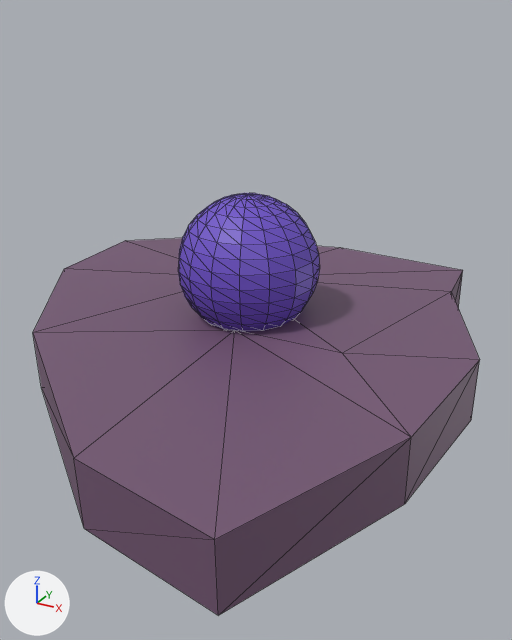
A saved change to the glTF model land2.gltf.
The view is the same before and after, from a 50 mm lens placed at (0.11, -23.63, 15.69), pointed at (-4.32, -15.57, 11.66). Arrows for +X, +Y and +Z are at lower left; the lights stay in place. Mesh edges are drawn as thin lines. Where no turn or scale is listed for an object, it has been applied to the vertices.

In view in the first picture: 'obj2', 'obj2Sphere'.
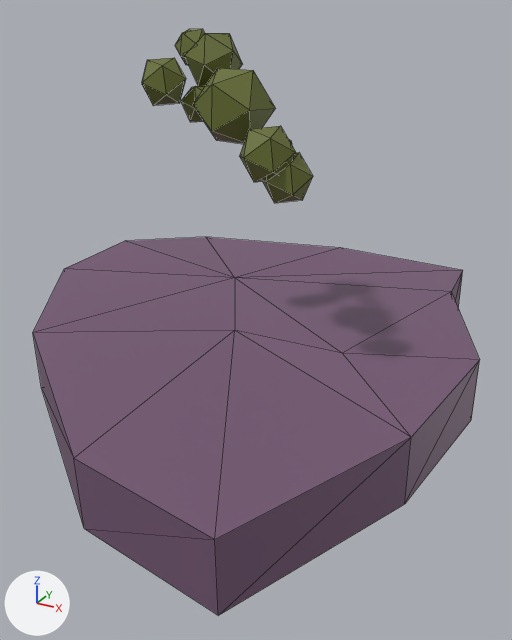
Commit message: Updated land models

Where the newer file only moved an object's origin or applied its transform, the numbers keep the older frame.

Edits to the scene script, one JSON object a line:
```json
{"op": "add", "block": "mat_material_006", "code": ["mat_material_006 = principled_material('Material.006')", "mat_material_006.base_color = (0.13, 0.153, 0.0242)  # dark yellow #656d2b"]}
{"op": "add", "block": "mat_leaves", "code": ["mat_leaves = principled_material('leaves')", "mat_leaves.base_color = (0.13, 0.153, 0.0242)  # dark yellow #656d2b"]}
{"op": "add", "block": "me_icosphere_010", "code": ["me_icosphere_010 = bpy.data.meshes.new('Icosphere.010')", "me_icosphere_010.from_pydata(...)  # 108 vertices, 180 faces; spans x -0.32..2.37, y -1.04..1.13, z -1.17..0.61", "# faces by material slot: [100, 80]", "me_icosphere_010.materials.append(mat_leaves)  # dark yellow #656d2b", "me_icosphere_010.materials.append(mat_material_006)  # dark yellow #656d2b"]}
{"op": "remove", "block": "ob_obj2sphere", "code": ["ob_obj2sphere = bpy.data.objects.new('obj2Sphere', me_sphere)", "ob_obj2sphere.location = (-4.84, -14.87, 12.18)"]}
{"op": "add", "block": "ob_leavs2", "code": ["ob_leavs2 = bpy.data.objects.new('leavs2', me_icosphere_010)", "ob_leavs2.location = (-5.5, -15.87, 14.84)"]}
```

Location of each change, [x1, y1, x2, y2] in pixels of the pictures (512 x 640 px):
```json
{"object": "obj2Sphere", "change": "deleted", "before": [178, 193, 320, 332]}
{"object": "leavs2", "change": "added", "after": [142, 29, 313, 203], "faces in mat_leaves (dark yellow #656d2b)": [142, 58, 313, 203], "faces in mat_material_006 (dark yellow #656d2b)": [175, 29, 243, 122]}
```
